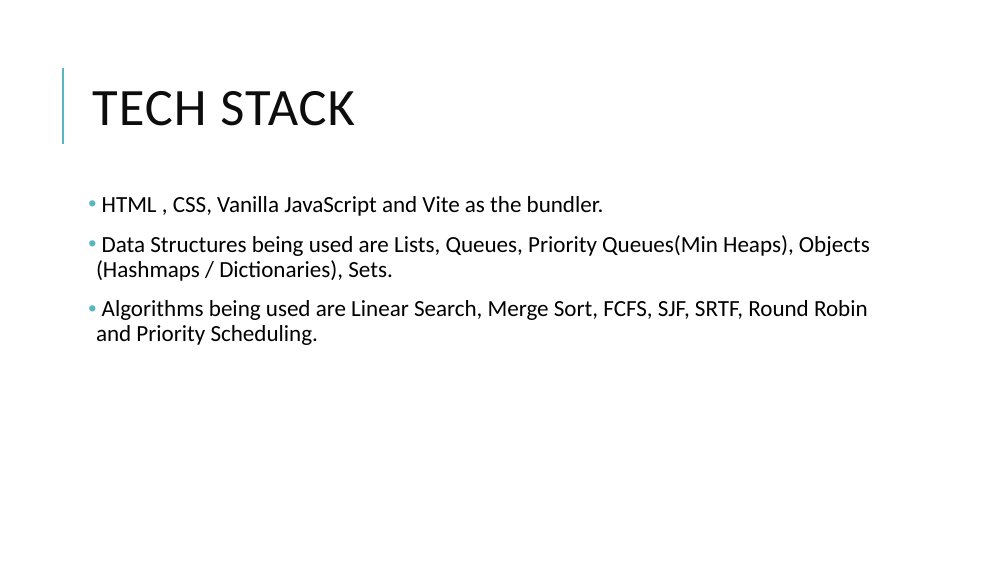
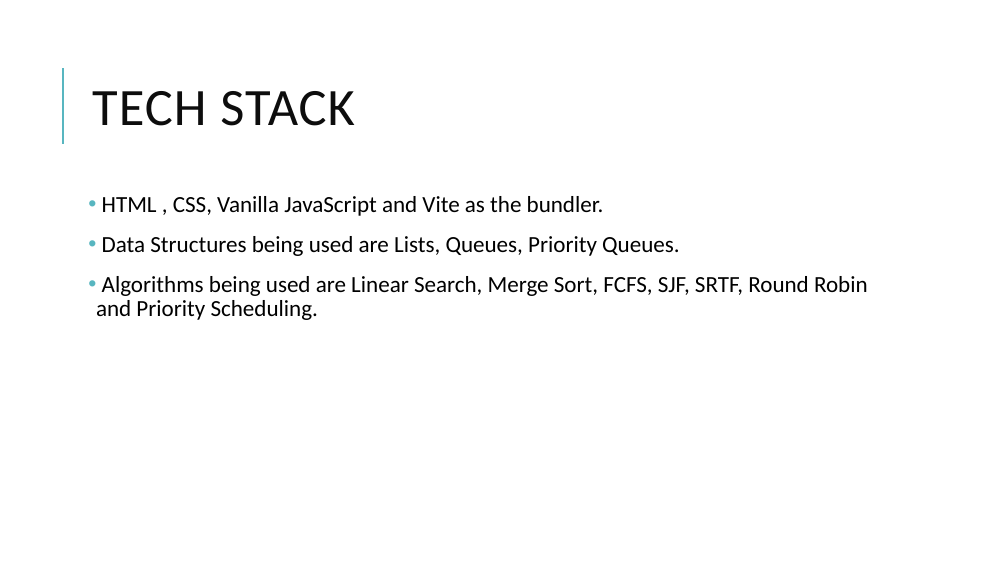
Before and after one commit to imgulali/CPU-Scheduling-Simulator, a slide deck: slide 2 of CPU Scheduling Simulator.pptx. Drawn at 1008x567 pixels with LibreOffice and Linux fonts; fonts in the diff are those of the drawing. Boxes give left, top, right and bottom in pixels: in the first picture for what was removed or moved away, otherwise in the second. Text is boxed around its words. In the diff, an @@ line names an element or a change of style, - is before the commit and + after.

Commit message:
Final Touches

```diff
--- a/CPU Scheduling Simulator.pptx
+++ b/CPU Scheduling Simulator.pptx
@@ text at (x1=102, y1=236, x2=679, y2=256): text changed @@
-• Data Structures being used are Lists, Queues, Priority Queues(Min Heaps), Objects (Hashmaps / Dictionaries), Sets.
+• Data Structures being used are Lists, Queues, Priority Queues.
```
